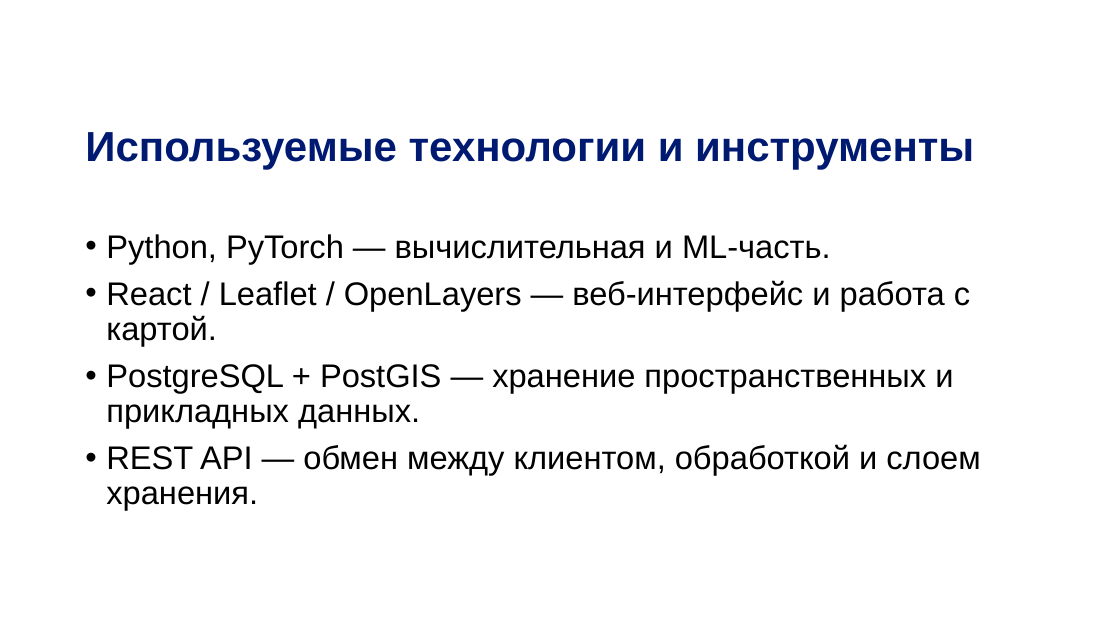
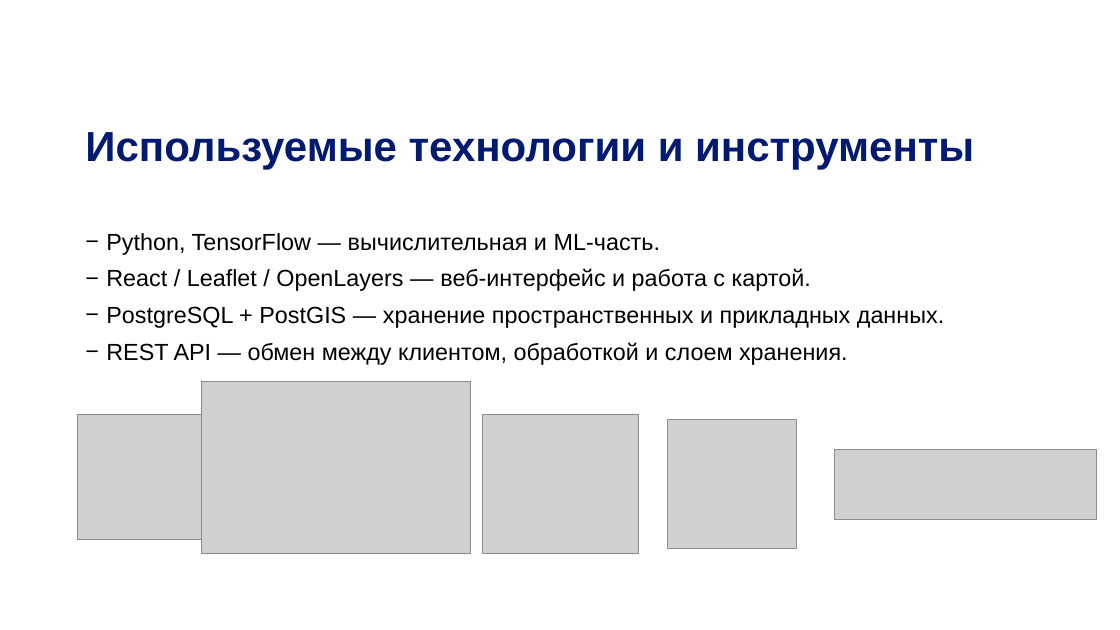
Before and after one commit to DinRazar/ispm, a slide deck: slide 5 of Работа_10_Этоговая преза УПИС.pptx. Drawn at 1120x630 pixels with LibreOffice and Linux fonts; fonts in the diff are those of the drawing; grey boxes stand for pictures; background and template pictures are left out. Boxes give left, top, right and bottom in pixels: in the first picture for what was removed or moved away, otherwise in the second. Text is boxed around its words. In the diff, an @@ line names an element or a change of style, - is before the commit and + after.

```diff
--- a/Работа_10_Этоговая преза УПИС.pptx
+++ b/Работа_10_Этоговая преза УПИС.pptx
@@ text at (106, 233, 660, 255): text changed; size 28 to 20 pt @@
-• Python, PyTorch — вычислительная и ML‑часть.
+− Python, TensorFlow — вычислительная и ML‑часть.
@@ text at (106, 268, 944, 365): size 28 to 20 pt in "React / Leaflet / OpenLayers — веб‑интерфейс ...", "PostgreSQL + PostGIS — хранение пространственных и ...", "REST API — обмен между клиентом, обработкой ..."; bullet • to − @@
@@ picture added at (202, 381, 471, 554) @@
@@ picture added at (77, 415, 202, 539) @@
@@ picture added at (483, 415, 639, 554) @@
@@ picture added at (668, 419, 797, 549) @@
@@ picture added at (834, 450, 1096, 519) @@
```
Also in this commit, not shown: 7 other slides changed, 2 slides added.
